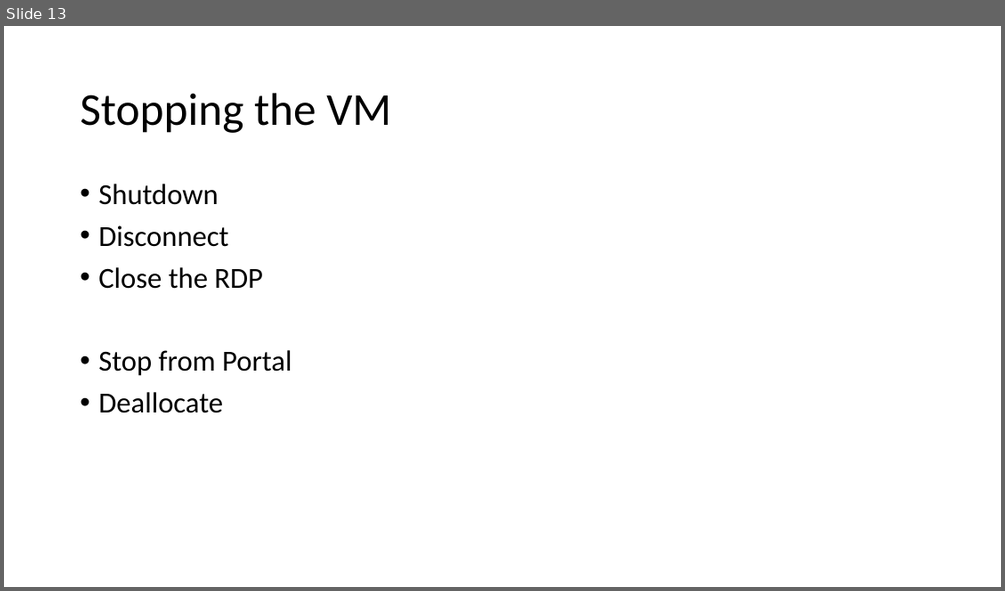
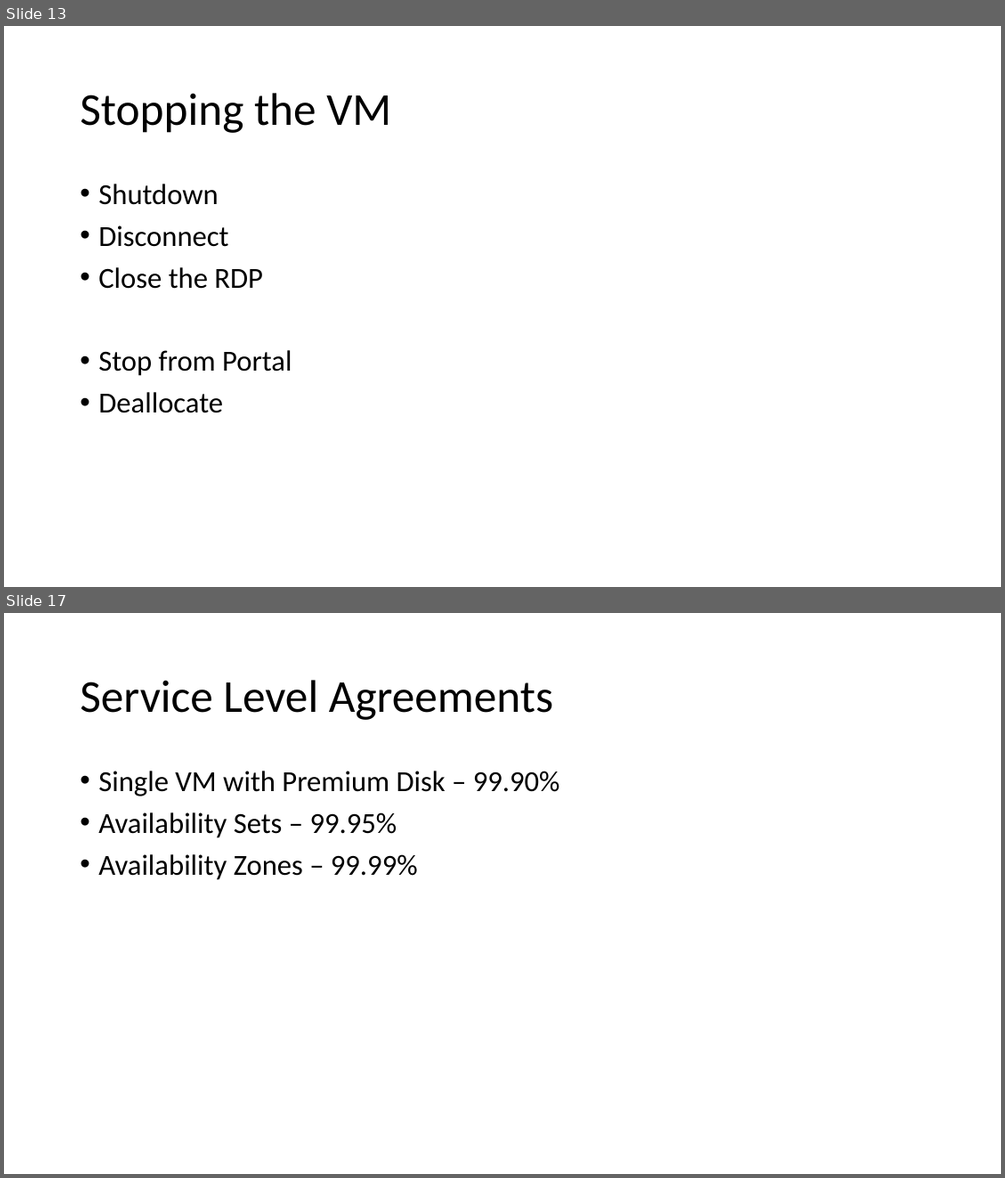
Before and after one commit to adnane-habib/11Feb-AZ104, a slide deck: Virtual Machine.pptx. Shown one above the other, each under a label of ours: slide 13 before the commit, slides 13 and 17 after it; the slides between them are not shown. The pictures are 1005x591 and 1005x1178 pixels, drawn with LibreOffice and Linux fonts; fonts in the diff are those of the drawing. Boxes give left, top, right and bottom in pixels: in the first picture for what was removed or moved away, otherwise in the second. Text is boxed around its words. In the diff, an @@ line names an element or a change of style, - is before the commit and + after.

```diff
--- a/Virtual Machine.pptx
+++ b/Virtual Machine.pptx
@@ slide 17 added at [4,613,1001,1174], background #FFFFFF @@
@@ title added at [80,680,553,720], 44 pt, text #000000 @@
+Service Level Agreements
@@ text added at [98,771,560,880], 28 pt, text #000000 @@
+• Single VM with Premium Disk – 99.90%
+• Availability Sets – 99.95%
+• Availability Zones – 99.99%
```
Also in this commit, not shown: 13 other slides added.
